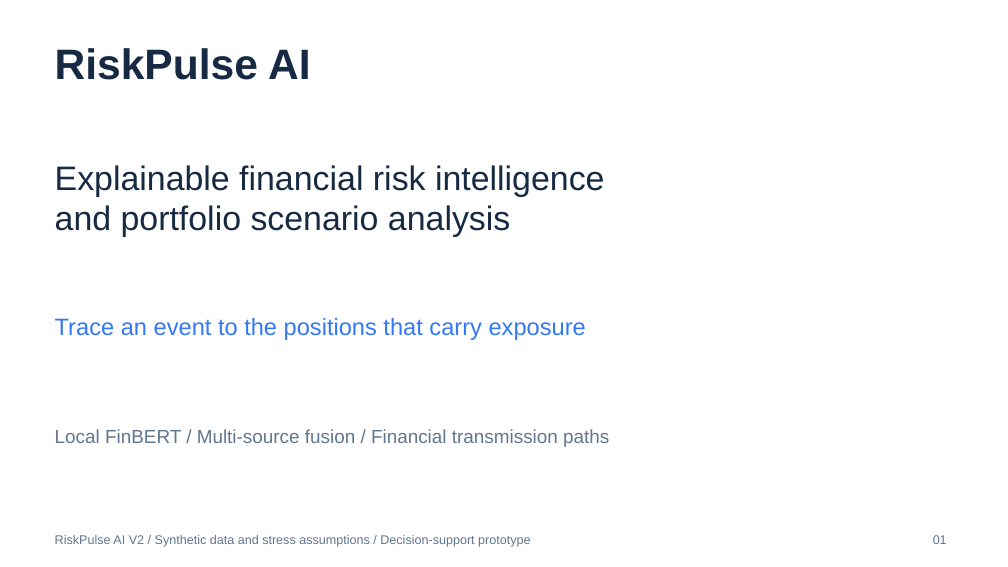
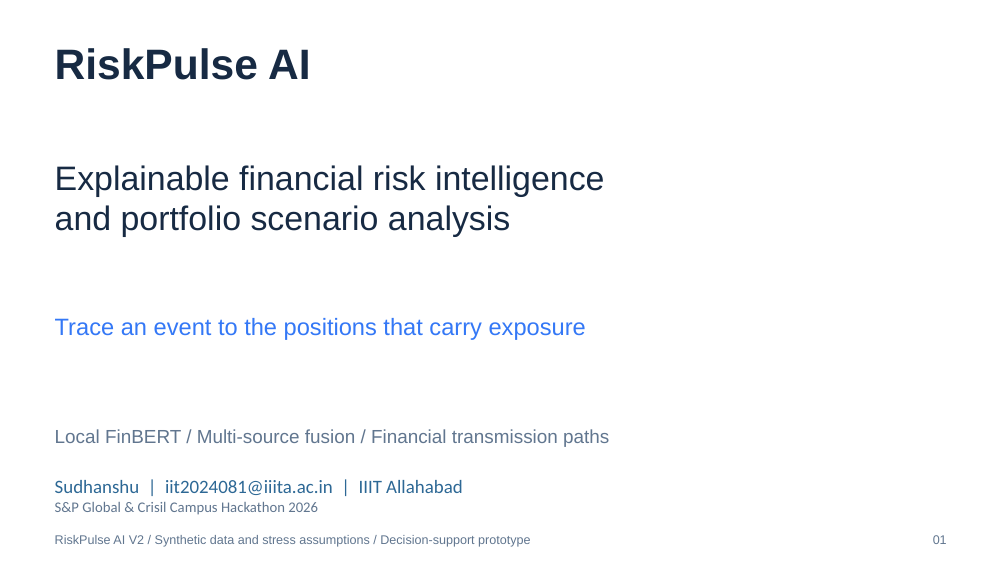
Before and after one commit to sahsudhanshu/SP, a slide deck: slide 1 of docs/presentation.pptx. Drawn at 1008x567 pixels with LibreOffice and Linux fonts; fonts in the diff are those of the drawing. Boxes give left, top, right and bottom in pixels: in the first picture for what was removed or moved away, otherwise in the second. Text is boxed around its words. In the diff, an @@ line names an element or a change of style, - is before the commit and + after.

```diff
--- a/docs/presentation.pptx
+++ b/docs/presentation.pptx
@@ text added at [55, 480, 463, 515], 18 pt, text #2D6895 @@
+Sudhanshu | iit2024081@iiita.ac.in | IIIT Allahabad
+S&P Global & Crisil Campus Hackathon 2026
```
Also in this commit, not shown: 2 other files.
